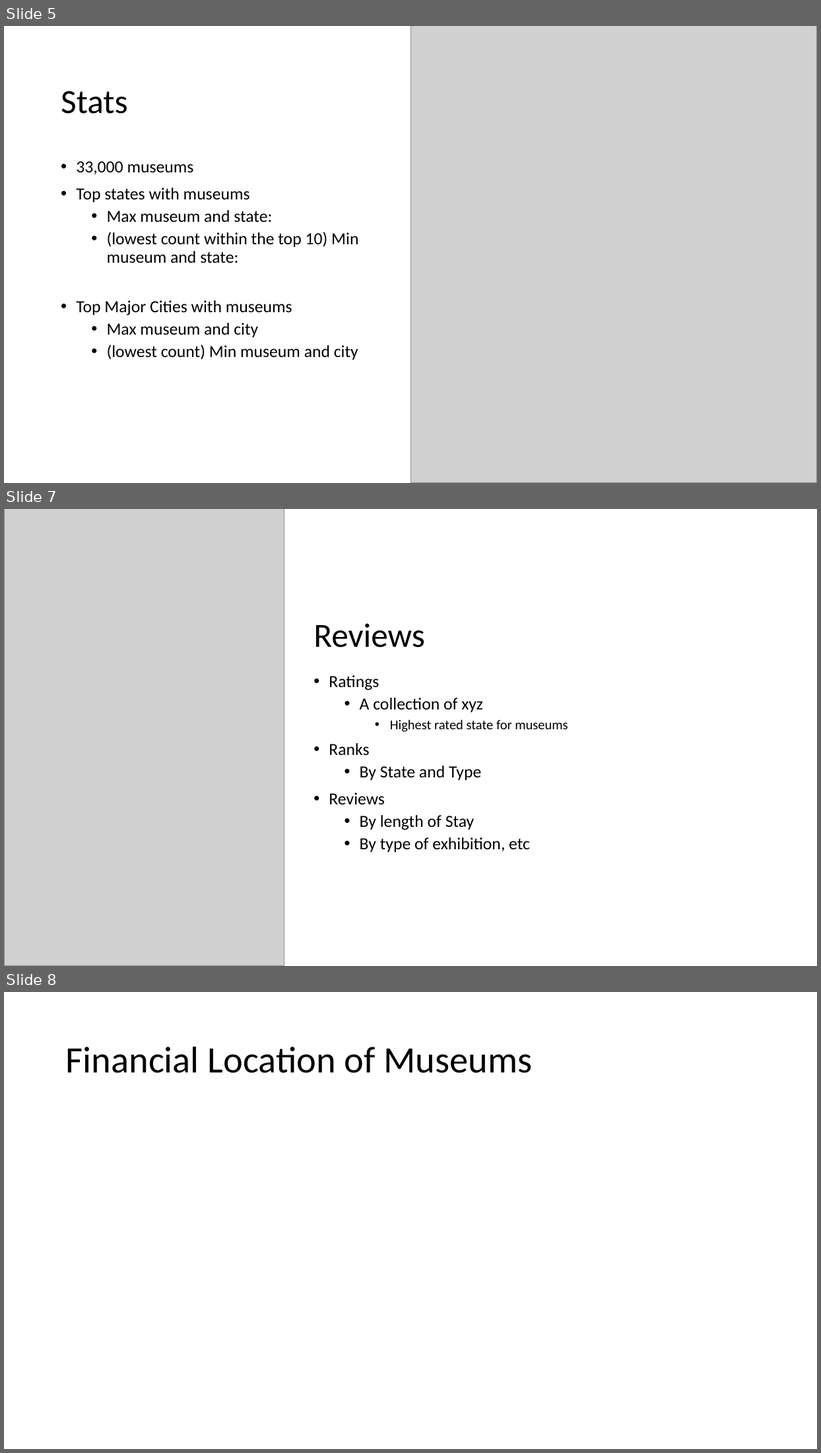
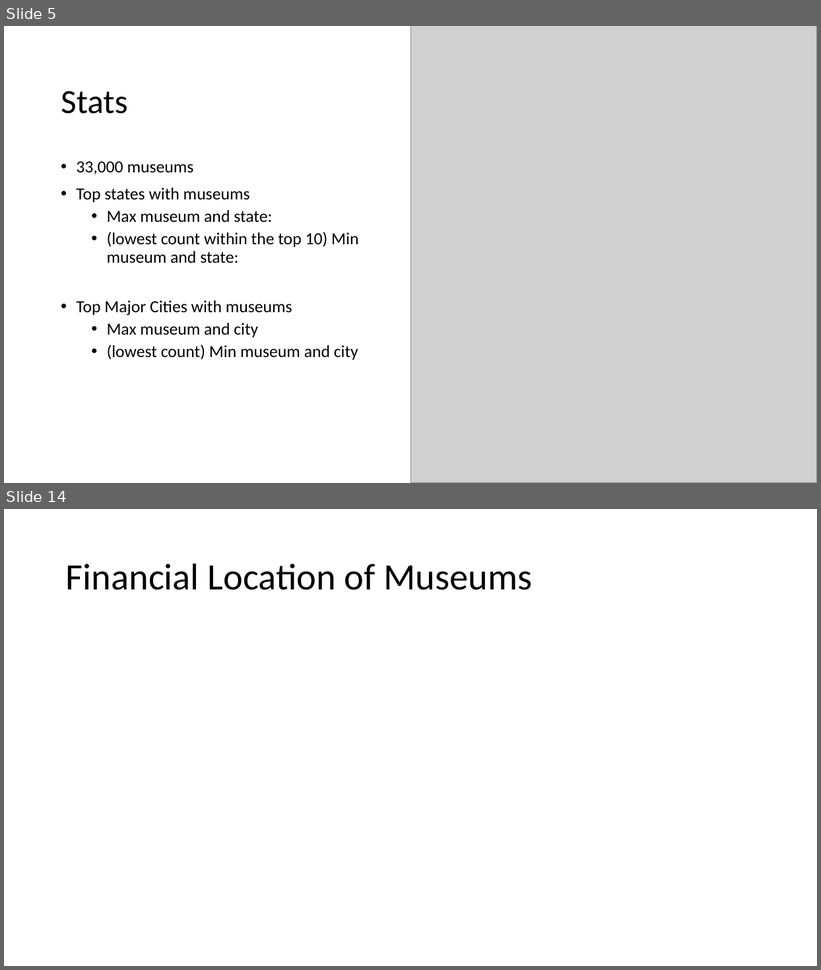
Before and after one commit to JackyUT2023/project3-group8, a slide deck: Project 3 Group 8 - Museums of the United States.pptx. Shown one above the other, each under a label of ours: slides 5, 7 and 8 before the commit, slides 5 and 14 after it; the slides between them are not shown. The pictures are 821x1453 and 821x970 pixels, drawn with LibreOffice and Linux fonts; fonts in the diff are those of the drawing; grey boxes stand for pictures. Boxes give left, top, right and bottom in pixels: in the first picture for what was removed or moved away, otherwise in the second. Text is boxed around its words. In the diff, an @@ line names an element or a change of style, - is before the commit and + after.

```diff
--- a/Project 3 Group 8 - Museums of the United States.pptx
+++ b/Project 3 Group 8 - Museums of the United States.pptx
@@ slide 7 removed at bbox=[4, 509, 817, 966], background #FFFFFF @@
@@ picture removed at bbox=[4, 509, 284, 966] @@
@@ title removed at bbox=[314, 623, 425, 648] @@
-Reviews
@@ text removed at bbox=[329, 675, 568, 852] @@
-• Ratings
-  • A collection of xyz
-    • Highest rated state for museums
-• Ranks
-  • By State and Type
-• Reviews
-  • By length of Stay
-  • By type of exhibition, etc
@@ what was slide 8 is now slide 14 @@
```
Also in this commit, not shown: 4 slides changed, 4 slides added.
